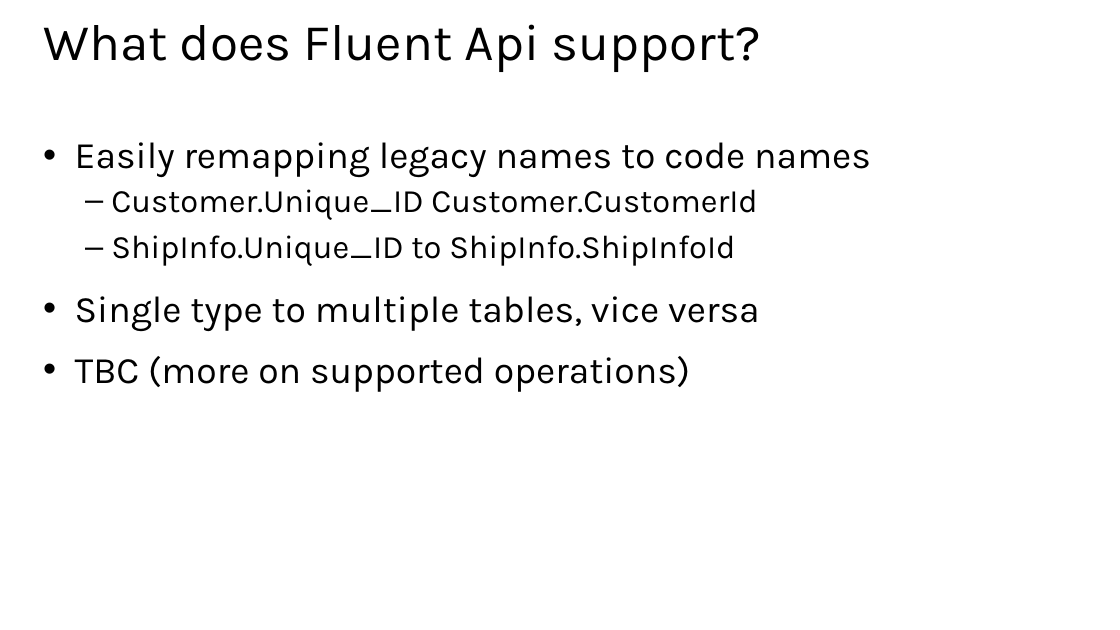
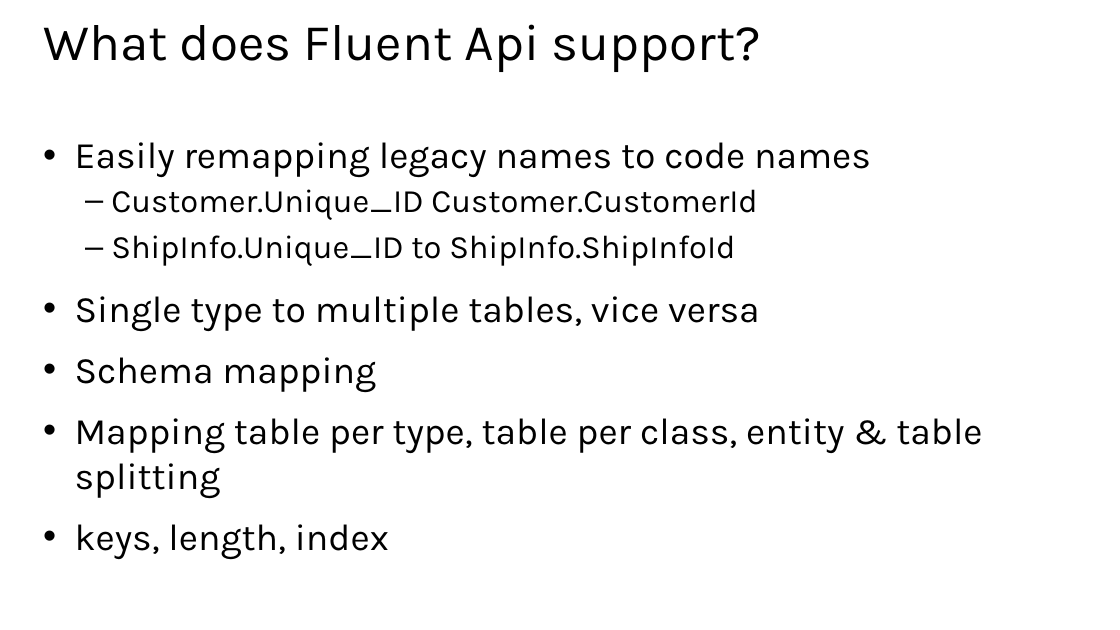
Before and after one commit to xuemiantao/EntityFramework, a slide deck: slide 9 of Slides/04 - Managing the Database.pptx (slide 7 before the commit). Drawn at 1120x630 pixels with LibreOffice and Linux fonts; fonts in the diff are those of the drawing. Boxes give left, top, right and bottom in pixels: in the first picture for what was removed or moved away, otherwise in the second. Text is boxed around its words. In the diff, an @@ line names an element or a change of style, - is before the commit and + after.

```diff
--- a/Slides/04 - Managing the Database.pptx
+++ b/Slides/04 - Managing the Database.pptx
@@ text at <box>75,357,982,560</box>: text changed @@
-• TBC (more on supported operations)
+• Schema mapping
+• Mapping table per type, table per class, entity & table splitting
+• keys, length, index
```
Also in this commit, not shown: 7 other slides changed, 4 slides added, 3 slides removed, 2 other files.
